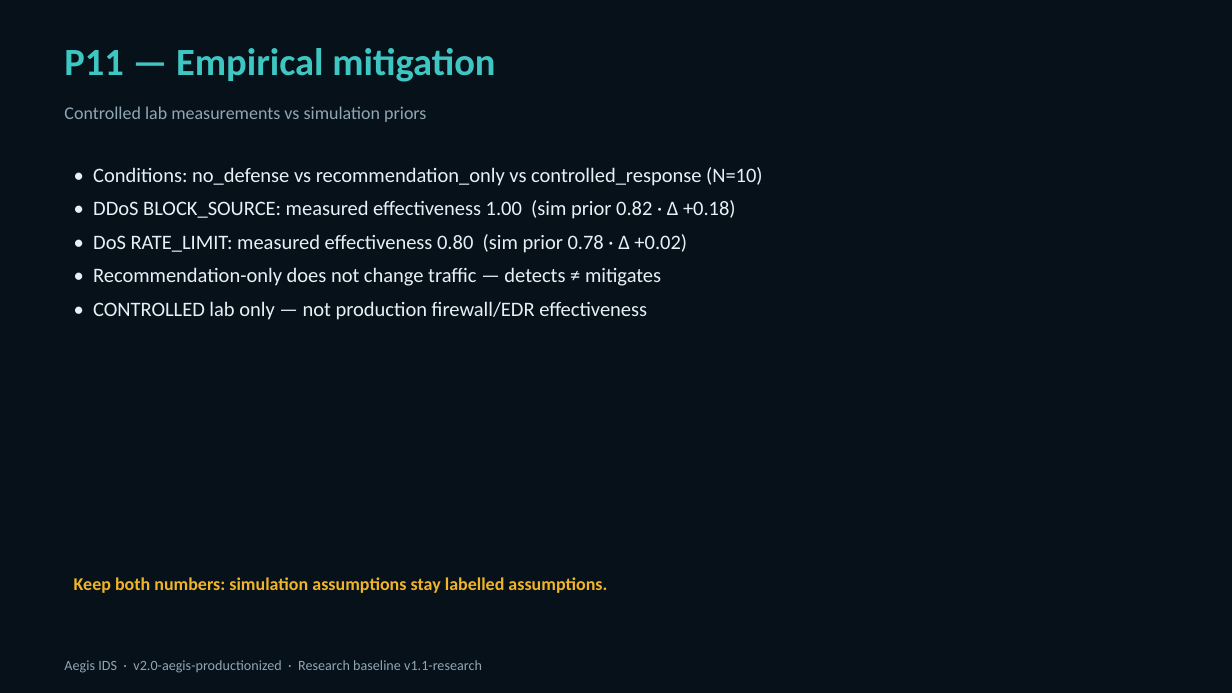
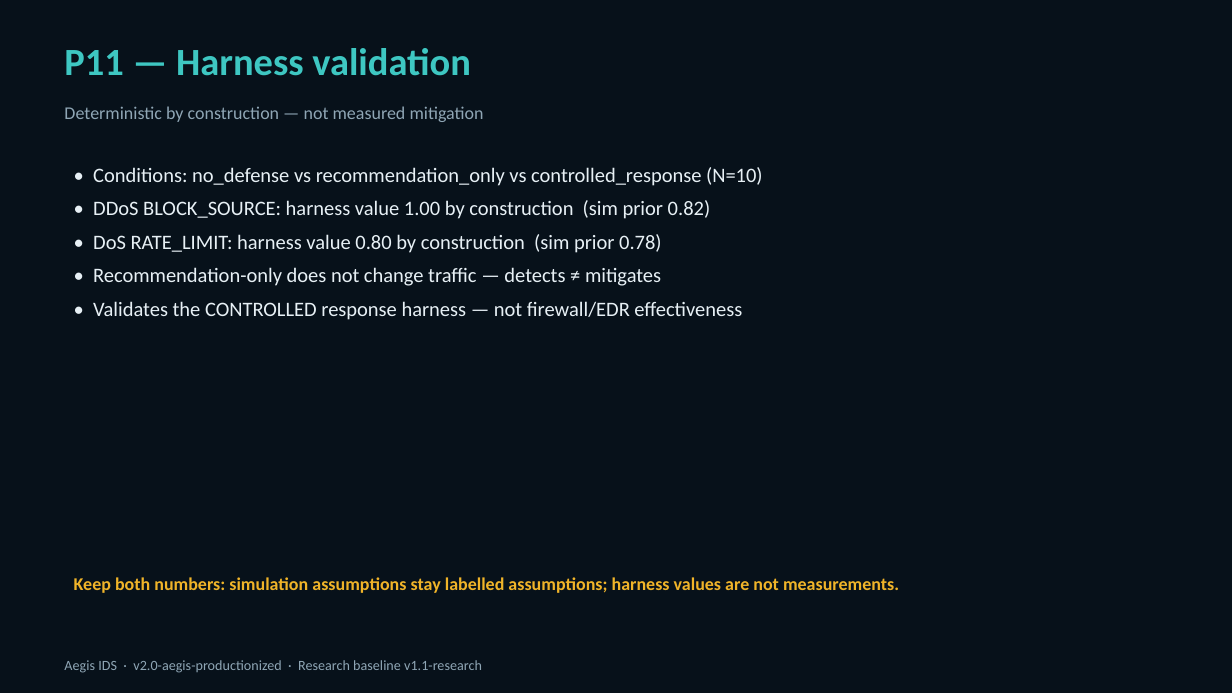
Before and after one commit to Dolendra/Intelligent-Machine-Learning-Based-Intrusion-Detection-and-Attack-Defense-Simulation-System, a slide deck: slide 14 of docs/Aegis_IDS_Viva_Presentation.pptx. Drawn at 1232x693 pixels with LibreOffice and Linux fonts; fonts in the diff are those of the drawing. Boxes give left, top, right and bottom in pixels: in the first picture for what was removed or moved away, otherwise in the second. Text is boxed around its words. In the diff, an @@ line names an element or a change of style, - is before the commit and + after.

```diff
--- a/docs/Aegis_IDS_Viva_Presentation.pptx
+++ b/docs/Aegis_IDS_Viva_Presentation.pptx
@@ text at box(64, 48, 471, 76): text changed @@
-P11 — Empirical mitigation
+P11 — Harness validation
@@ text at box(64, 106, 484, 122): text changed @@
-Controlled lab measurements vs simulation priors
+Deterministic by construction — not measured mitigation
@@ text at box(93, 200, 711, 253): text changed @@
-• DDoS BLOCK_SOURCE: measured effectiveness 1.00 (sim prior 0.82 · Δ +0.18)
-• DoS RATE_LIMIT: measured effectiveness 0.80 (sim prior 0.78 · Δ +0.02)
+• DDoS BLOCK_SOURCE: harness value 1.00 by construction (sim prior 0.82)
+• DoS RATE_LIMIT: harness value 0.80 by construction (sim prior 0.78)
@@ text at box(93, 301, 742, 320): text changed @@
-• CONTROLLED lab only — not production firewall/EDR effectiveness
+• Validates the CONTROLLED response harness — not firewall/EDR effectiveness
@@ text at box(74, 577, 899, 593): text changed @@
-Keep both numbers: simulation assumptions stay labelled assumptions.
+Keep both numbers: simulation assumptions stay labelled assumptions; harness values are not measurements.
```
Also in this commit, not shown: 5 other slides changed, 4 slides added, 8 other files.
